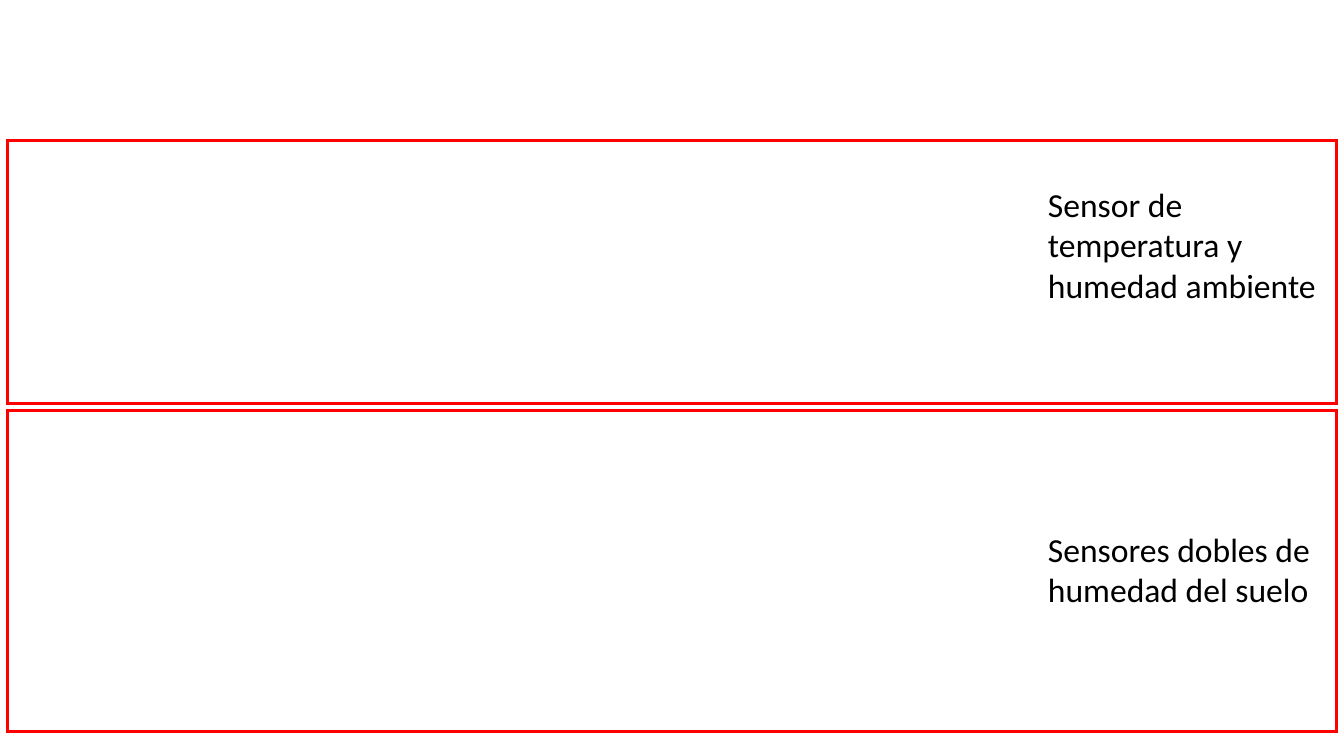
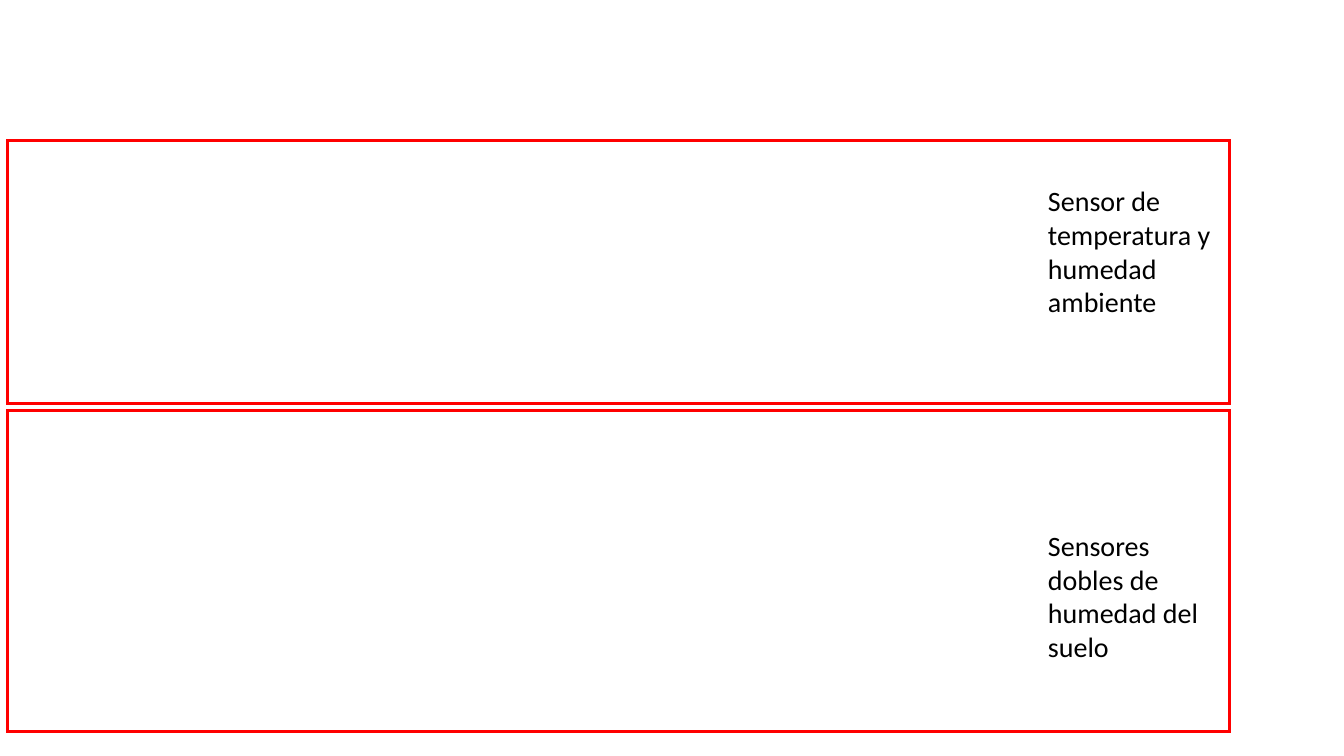
Before and after one commit to martinbrocca/CEIOT_TTF, a slide deck: slide 1 of Figures/chapter4/Presentation1.pptx. Drawn at 1344x756 pixels with LibreOffice and Linux fonts; fonts in the diff are those of the drawing; background and template pictures are left out. Boxes give left, top, right and bottom in pixels: in the first picture for what was removed or moved away, otherwise in the second. Text is boxed around its words. In the diff, an @@ line names an element or a change of style, - is before the commit and + after.

```diff
--- a/Figures/chapter4/Presentation1.pptx
+++ b/Figures/chapter4/Presentation1.pptx
@@ rectangle: place and size @@
-rectangle at [8, 141, 1337, 403]
+rectangle at [8, 141, 1230, 403]
@@ text "Sensor de temperatura y humedad ..." at [1048, 191, 1211, 313]: size 24 to 20 pt @@
@@ rectangle: place and size @@
-rectangle at [8, 410, 1337, 732]
+rectangle at [8, 410, 1230, 732]
@@ text "Sensores dobles de humedad del ..." at [1048, 537, 1198, 658]: size 24 to 20 pt @@
```
Also in this commit, not shown: 8 other files.
